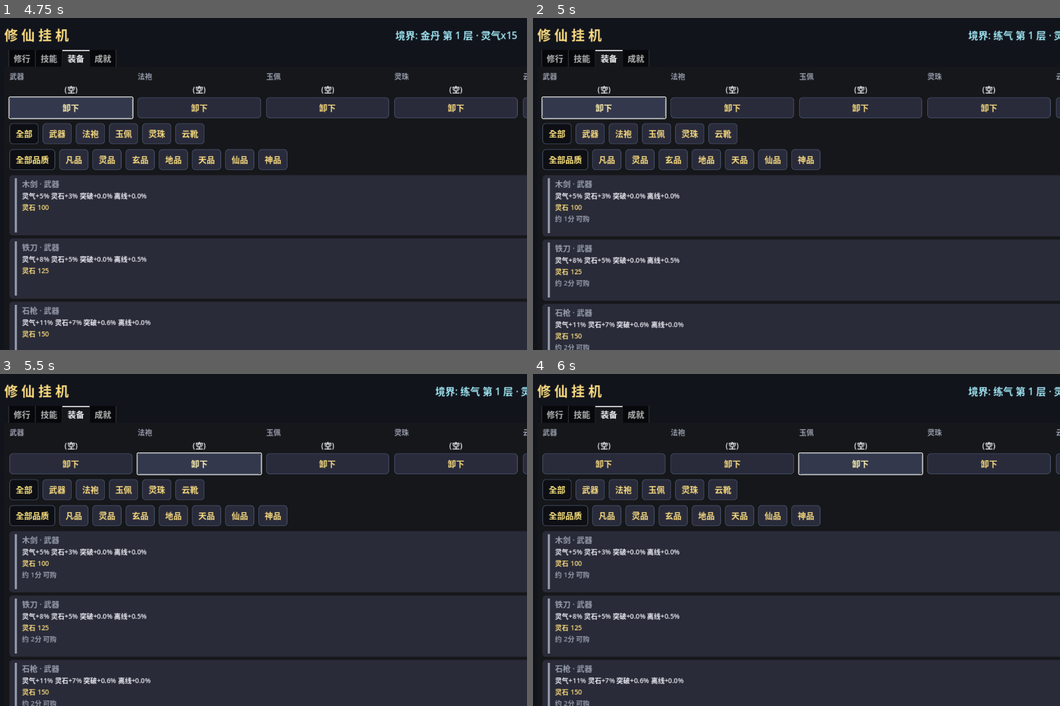
Above: before the commit, frames 1-4 (two rows, left to right).
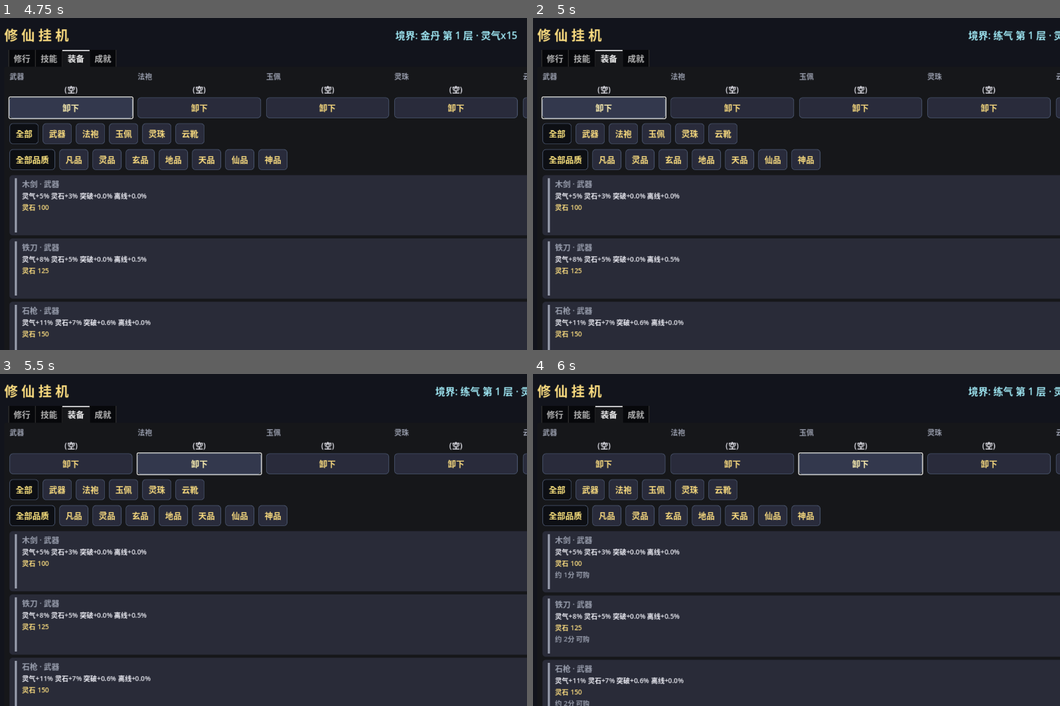
Above: after the commit, the same moments.

Repository: playerss/xiuxian-idle-godot
Game: Godot game, scene res://scenes/ui_test.tscn
The game is run twice, just before and just after one commit, with the same random seed, the same clock (stepped at 60 frames per second) and the same inputs. This scene is started directly instead of the project's main scene.
Inputs:
- Up to frame 1 (4.75 s): click "尝试突破 · 耗 90 灵气 (成功率99%)" at 0.5 s; click "自动突破: 关" at 1.25 s; click "尝试突破 · 耗 10 灵气 (成功率85%)" at 2 s; click "自动突破: 开" at 2.75 s; click "自动购置: 关" at 3.5 s; click "卸下" at 4.25 s
- Up to frame 2 (5 s): no input
- Up to frame 3 (5.5 s): click "卸下" at 5 s
- Up to frame 4 (6 s): click "卸下" at 5.75 s

Frame 1 is identical in both runs. In frame 2, 2.4% of the frame differs, in the area x 1-100%, y 59-100%; in frame 3, 2.4%; in frame 4, nothing differs.

Commit message:
feat(打磨-76): 一键汇总徽标 各段 悬浮 明细 — 悬停 顶栏 一键 徽标 各段 展开 可执行项 列表 tooltip, 玩家 不切页 即知 该段 点击 会 对 哪些 技能/装备/法器 生效; 段 tooltip = 动作 口径 + 段计数 口径 + 空行 + 明细 (领悟/神通=N 个可学 前 6 行 名称·品质·类别·解锁条件, 施展=N 个就绪 前 6 行 名称+爆发 预览, 法器/装备=N 件可购 前 5 行 价格升序 名称·价格, 最佳=N 部位 可改进 前 5 行 换 建议件+当前件, 可执行 0=说明 文案 无 可学/无 就绪/灵石不足/已最佳); 明细 与 段 计数 同 状态键 节流 (onekey_summary_key 变化 才 重建, 筛选/境界/灵石/已学/冷却/穿戴 任一 变化 自动 同步). GameData.onekey_segment_tips(cat,tier) 只读 六段 接口 + _ok_tip_learn/_ok_tip_cast/_ok_tip_item/_ok_tip_equip/_ok_tip_best + _equip_cost_cmp, main.gd _apply_onekey_summary 每段 tooltip 追加 明细 段 (复用 打磨-75 刷新 路径, 无 新 节流 键). selftest +31 项 = 908 项 (六段 齐全/基准 51 可学 截断 6 行+…45 项/神通 14 前 6 项 数据序/施展 无就绪 文案/法器 2 件 价格升序/装备 60 件 5 行+…55 项/最佳 无拥有 文案/只读 连读 恒定/学 6 神通 施展段 6 行 爆发 预览/sword×tier0 前缀=计数 接口/拥有 5 件 未穿 最佳段 5 部位/一键最佳 后 说明 文案/灵石 0 法器装备 段 灵石不足/收尾 基准), ui_test +33 项 = 1663 项 (6 段 tooltip 结构 口径行+段计数行+空行+明细=接口 逐段 恒等/法器 价格升序/同态 节流 tooltip 稳定 无副作用/tier0 刷新 20|6/学 6 神通 施展段 6 行 爆发/拥有 5 件 最佳段 5 部位/灵石 0 灵石不足/收尾 恢复); stress 613 + 主场景冒烟 0 报错回归全过; PROJECT_PLAN 勾选 打磨-76 新增 打磨-77 候选, README 补 908/1663 项

Diff:
--- a/scripts/game_data.gd
+++ b/scripts/game_data.gd
@@ -1321,6 +1321,148 @@
 func onekey_summary_key(cat: String = "", tier: int = -1) -> String:
 	var v: Array = onekey_summary_vals(cat, tier)
 	return "%d|%d|%d|%d|%d|%d" % [int(v[0]), int(v[1]), int(v[2]), int(v[3]), int(v[4]), int(v[5])]
+
+# ---------- 打磨-76: 一键汇总徽标 段 悬浮 明细 (悬停 段 热区 展开 可执行项 列表) ----------
+# 只读: 返回 6 行 明细文本 [领悟, 神通, 施展, 法器, 装备, 最佳], 口径 与 onekey_summary_vals
+# 完全一致 (领悟/神通 受 cat/tier 筛选 叠加, 施展=就绪主动神通, 法器/装备=灵石 单件 买得起
+# 的 未拥有件, 最佳=可改进 槽位); 列表 截断 (领悟/神通/施展 前 6 行, 法器/装备/最佳 前 5 行),
+# 超出 附 "…N 项"; 可执行 0 = 说明 文案 (无 可学/无 就绪/灵石不足/已最佳)。供 顶栏 一键 徽标
+# 段 tooltip 追加 (UI 按 状态键 节流, 与 段 计数 同 刷新 时机), 无 状态/存档/统计 副作用。
+
+# 领悟/神通 段 明细 (active_only=false=领悟 / true=神通; 与 按钮 计数 同 口径: 未学+境界足够+筛选)
+func _ok_tip_learn(cat: String, tier: int, active_only: bool) -> String:
+	var n: int = active_learn_available_count(cat, tier) if active_only else learn_available_count(cat, tier)
+	var label: String = "神通" if active_only else "技能"
+	if n == 0:
+		return "当前境界 无 新 可学%s (未学 + 境界/层 足够, 与 一键%s 计数 同口径)" % [label, label]
+	var lines: Array = []
+	for id in skill_ids:
+		if learned.has(id):
+			continue
+		var s: Dictionary = skill_by_id.get(id, {})
+		if s.is_empty():
+			continue
+		if cat != "" and str(s["category"]) != cat:
+			continue
+		if tier >= 0 and int(s["tier"]) != tier:
+			continue
+		if active_only and str(s.get("type", "")) != "active":
+			continue
+		if not can_learn(id):
+			continue
+		lines.append("「%s」 %s·%s (%s 第%d层 以上)" % [str(s["name"]), str(s["tier_name"]),
+			str(s["category_name"]), REALMS[int(s["unlock_realm"])]["name"], int(s["unlock_layer"])])
+		if lines.size() >= 6:
+			break
+	var txt := "%d 个可学:" % n
+	for l in lines:
+		txt += "\n· " + str(l)
+	if n > lines.size():
+		txt += "\n…%d 项" % (n - lines.size())
+	return txt
+
+# 施展 段 明细 (已学+冷却完毕 的 主动神通; 每行 附 爆发 预览, 与 打磨-54 口径 一致)
+func _ok_tip_cast() -> String:
+	var n: int = active_ready_count()
+	if n == 0:
+		return "无 就绪 主动神通 (未领悟 或 冷却中)"
+	var rate: float = qi_per_sec()
+	var lines: Array = []
+	for id in skill_ids:
+		var s: Dictionary = skill_by_id.get(str(id), {})
+		if s.is_empty() or str(s.get("type", "")) != "active":
+			continue
+		if not learned.has(str(id)) or not active_ready(str(id)):
+			continue
+		lines.append("「%s」 爆发 +%s %s" % [str(s["name"]), fmt(rate * float(s["value"])), primary_res_name()])
+		if lines.size() >= 6:
+			break
+	var txt := "%d 个就绪:" % n
+	for l in lines:
+		txt += "\n· " + str(l)
+	if n > lines.size():
+		txt += "\n…%d 项" % (n - lines.size())
+	return txt
+
+# 法器 段 明细 (灵石 单件 买得起 的 未拥有 法器, 价格升序 截断 5 行)
+func _ok_tip_item() -> String:
+	var order: Array = []
+	for it in ITEMS:
+		if not owned.has(str(it["id"])) and stones >= float(it["cost"]):
+			order.append(it)
+	order.sort_custom(_item_price_cmp)
+	var n: int = order.size()
+	if n == 0:
+		return "灵石 不足 购买 下一件, 或 法器 已 全 拥有"
+	var txt := "%d 件可购:" % n
+	for i in mini(n, 5):
+		txt += "\n· 「%s」 灵石 %s" % [str(order[i]["name"]), fmt(float(order[i]["cost"]))]
+	if n > 5:
+		txt += "\n…%d 项" % (n - 5)
+	return txt
+
+# 装备 段 明细 (灵石 单件 买得起 的 未拥有 装备, 价格升序 截断 5 行; 与 装备页 一键购买 按钮 同口径)
+func _ok_tip_equip() -> String:
+	var order: Array = []
+	for eid in equip_ids:
+		var e: Dictionary = equip_by_id.get(str(eid), {})
+		if e.is_empty():
+			continue
+		if not owned_eq.has(str(eid)) and stones >= float(e["cost"]):
+			order.append(e)
+	order.sort_custom(_equip_cost_cmp)
+	var n: int = order.size()
+	if n == 0:
+		return "灵石 不足 购买 下一件, 或 装备 已 全 拥有"
+	var txt := "%d 件可购:" % n
+	for i in mini(n, 5):
+		txt += "\n· 「%s」 %s·%s 灵石 %s" % [str(order[i]["name"]), str(order[i]["tier_name"]),
+			str(order[i]["slot_name"]), fmt(float(order[i]["cost"]))]
+	if n > 5:
+		txt += "\n…%d 项" % (n - 5)
+	return txt
+
+func _equip_cost_cmp(a: Dictionary, b: Dictionary) -> bool:
+	var ca: float = float(a["cost"])
+	var cb: float = float(b["cost"])
+	if ca != cb:
+		return ca < cb
+	return str(a["id"]) < str(b["id"])
+
+# 最佳 段 明细 (穿戴 非最佳 的 槽位; 每行 部位 + 建议 换 件名 + 当前 穿戴)
+func _ok_tip_best() -> String:
+	var n: int = equip_best_pending()
+	if n == 0:
+		return "各 部位 已 最佳 (或 无 拥有 装备)"
+	var txt := "%d 部位 可改进:" % n
+	var shown := 0
+	for slot in SLOTS:
+		if shown >= 5:
+			break
+		var bid: String = equip_best_id(slot)
+		if bid == "" or str(equipped.get(slot, "")) == bid:
+			continue
+		var e: Dictionary = equip_by_id.get(bid, {})
+		var cur: String = str(equipped.get(slot, ""))
+		var cur_name: String = "无"
+		if cur != "":
+			var ce: Dictionary = equip_by_id.get(cur, {})
+			if not ce.is_empty():
+				cur_name = str(ce.get("name", ""))
+		txt += "\n· %s: 换「%s」 (当前 %s)" % [str(SLOT_CN[slot]), str(e.get("name", "")), cur_name]
+		shown += 1
+	return txt
+
+# 六段 明细 [领悟, 神通, 施展, 法器, 装备, 最佳] (只读; cat/tier 同 onekey_summary_vals)
+func onekey_segment_tips(cat: String = "", tier: int = -1) -> Array:
+	var tips: Array = []
+	tips.append(_ok_tip_learn(cat, tier, false))
+	tips.append(_ok_tip_learn(cat, tier, true))
+	tips.append(_ok_tip_cast())
+	tips.append(_ok_tip_item())
+	tips.append(_ok_tip_equip())
+	tips.append(_ok_tip_best())
+	return tips
 
 # ================= 打磨-10: 道行 (飞升后目标) =================
 
--- a/scripts/main.gd
+++ b/scripts/main.gd
@@ -2215,11 +2215,22 @@
 	var g := GameData
 	var names: Array = ["领悟", "神通", "施展", "法器", "装备", "最佳"]
 	var vals: Array = g.onekey_summary_vals(cat, tier)
+	# 打磨-76: 段 悬浮 明细 (悬停 展开 可执行项 列表; 与 段 计数 同 状态键 节流)
+	var tips: Array = g.onekey_segment_tips(cat, tier)
+	var ok_tips: Array = [
+		"一键领悟 — 批量学习 全部 未学+境界足够 的技能 (与技能页按钮 同口径, 受 类别/品质 筛选 叠加); 点击 直达 技能页 (重置 类别/品质 筛选)",
+		"一键神通 — 只学 筛选范围内 未学+境界足够 的 主动神通 (与技能页按钮 同口径); 点击 直达 技能页 (重置 类别/品质 筛选)",
+		"一键施展 — 一次释放 所有 已学+冷却完毕 的 主动神通 (与技能页按钮 同口径, 爆发=当前灵气速率 x 爆发秒数, 飞升后=道行); 点击 直接 执行 (无需切页)",
+		"一键购买 (法器) — 按 价格升序 连买 买得起 的 法器 (与修行页按钮 同口径); 点击 直达 修行页·法器区 (金边高亮)",
+		"一键购买 (装备) — 按 价格升序 连买 买得起 的 装备, 槽位空 自动穿戴 (与装备页按钮 同口径); 点击 直达 装备页 (重置 部位/品质 筛选)",
+		"一键最佳 — 各部位 换上 拥有的 主属性 最优 件 (与装备页按钮 同口径, 判定链 灵气+灵石 > 突破 > 离线); 点击 直达 装备页 (重置 部位/品质 筛选)",
+	]
 	for i in names.size():
 		var seg_l: Label = _onekey_segs[i]
 		var n: int = int(vals[i])
 		seg_l.text = names[i] + (" %d" % n if n > 0 else "")
 		seg_l.add_theme_color_override("font_color", GOLD if n > 0 else DIM)
+		_onekey_btns[i].tooltip_text = str(ok_tips[i]) + "\n段计数 = 当前 可执行数 (0=灰显, 与 各页 一键 按钮 计数 口径一致)\n\n" + str(tips[i])
 
 
 # 打磨-75: 顶栏 一键 汇总 段 点击 — 直达 对应页 (并重置 对应 筛选, 口径 同 打磨-44 收集直达)
--- a/scripts/selftest.gd
+++ b/scripts/selftest.gd
@@ -3044,6 +3044,140 @@
 	# 收尾 = 全新开荒基准 (练气第1层, 无 资源/已学/已拥有): 领悟/神通 = 凡品 可学数 (数据 固定),
 	# 施展/法器/装备/最佳 = 0 (无 就绪 主动 / 无 灵石 / 无 拥有件); 断言 与 真实 基准 恒等 (防 污染)
 	check(g.onekey_summary_key() == "11|6|0|0|0|0", "打磨-75 收尾 全新基准 键=11|6|0|0|0|0 (实际 %s)" % g.onekey_summary_key())
+	# ---------- 打磨-76: 一键汇总徽标 段 悬浮 明细 (只读 六段 明细文本, 口径 与 onekey_summary_vals 一致) ----------
+	# 受控基准: 境界2 层1 / 灵石 5000 / 空 已学 已拥有 已穿戴 (与 打磨-75 基准 同)
+	g.realm_idx = 2
+	g.layer = 1
+	g.essence = 0.0
+	g.stones = 5000.0
+	g.learned.clear()
+	g.owned.clear()
+	g.owned_eq.clear()
+	g.equipped.clear()
+	g._active_cd.clear()
+	g.ascended = false
+	g.dao = 0.0
+	g.dao_level = 0
+	var tips76: Array = g.onekey_segment_tips()
+	check(tips76.size() == 6, "打磨-76 明细 六段 齐全 (实际 %d)" % tips76.size())
+	# 领悟 段: 51 个可学 前 6 行 + …45 项 截断 (名称/品质/类别/解锁条件 齐全)
+	var tip_l: String = str(tips76[0])
+	check(tip_l.begins_with("51 个可学:"), "打磨-76 领悟 段 计数 前缀=51 个可学 (实际 %s)" % tip_l.left(20))
+	check(tip_l.count("\n· ") == 6, "打磨-76 领悟 段 截断 前 6 行 (实际 %d 行)" % tip_l.count("\n· "))
+	check(tip_l.ends_with("\n…45 项"), "打磨-76 领悟 段 截断 尾注 …45 项 (实际 %s)" % tip_l.right(12))
+	check(tip_l.find("· 「木剑法」 凡品·剑法 (练气 第1层 以上)") >= 0, "打磨-76 领悟 段 首行=木剑法 行内 品质/类别/解锁 (实际 %s)" % tip_l)
+	# 神通 段: 14 个可学 前 6 行 + …8 项 (明细 只 含 主动 可学, 与 按钮 计数 同口径)
+	var tip_a: String = str(tips76[1])
+	check(tip_a.begins_with("14 个可学:"), "打磨-76 神通 段 计数 前缀=14 个可学 (实际 %s)" % tip_a.left(20))
+	check(tip_a.ends_with("\n…8 项"), "打磨-76 神通 段 截断 尾注 …8 项 (实际 %s)" % tip_a.right(10))
+	var act_names: Array = []
+	for sid in g.skill_ids:
+		var s: Dictionary = g.skill_by_id.get(str(sid), {})
+		if not s.is_empty() and str(s.get("type", "")) == "active" and g.can_learn(str(sid)):
+			act_names.append(str(s["name"]))
+	check(act_names.size() == 14, "打磨-76 受控 可学 主动神通=14 (实际 %d)" % act_names.size())
+	# 截断 只列 前 6 项 (skill_ids 数据序): 断言 前 6 个 可学主动神通 名称 依次 出现
+	var first6_ok: bool = true
+	for i in mini(6, act_names.size()):
+		if tip_a.find("· 「%s」" % act_names[i]) < 0:
+			first6_ok = false
+	check(first6_ok, "打磨-76 神通 段 明细 前 6 项 = 数据序 可学主动神通 (实际 %s)" % tip_a)
+	# 施展 段: 无 就绪 → 说明 文案
+	check(str(tips76[2]) == "无 就绪 主动神通 (未领悟 或 冷却中)", "打磨-76 施展 段 无就绪 说明 文案 (实际 %s)" % str(tips76[2]))
+	# 法器 段: 灵石 5000 单件 可购 木剑 100 + 玉符 1000 = 2 件 (价格升序)
+	var tip_i: String = str(tips76[3])
+	check(tip_i.begins_with("2 件可购:"), "打磨-76 法器 段 计数 前缀=2 件可购 (实际 %s)" % tip_i.left(20))
+	check(tip_i.find("· 「木剑」 灵石 100") >= 0 and tip_i.find("· 「玉符」 灵石 1000") >= 0,
+			"打磨-76 法器 段 明细 价格升序 含 名称/价格 (实际 %s)" % tip_i)
+	# 装备 段: 单件 买得起 60 件 前 5 行 + …55 项; 首行=最便宜 未拥有件 (100 灵石)
+	var tip_e: String = str(tips76[4])
+	check(tip_e.begins_with("60 件可购:"), "打磨-76 装备 段 计数 前缀=60 件可购 (实际 %s)" % tip_e.left(20))
+	check(tip_e.count("\n· ") == 5, "打磨-76 装备 段 截断 前 5 行 (实际 %d 行)" % tip_e.count("\n· "))
+	check(tip_e.ends_with("\n…55 项"), "打磨-76 装备 段 截断 尾注 …55 项 (实际 %s)" % tip_e.right(12))
+	check(tip_e.find("灵石 100") >= 0, "打磨-76 装备 段 首行 最便宜件 价格=100 (实际 %s)" % tip_e)
+	# 最佳 段: 无 拥有 装备 → 说明 文案
+	check(str(tips76[5]) == "各 部位 已 最佳 (或 无 拥有 装备)", "打磨-76 最佳 段 无拥有 说明 文案 (实际 %s)" % str(tips76[5]))
+	# 只读: 连读 恒定 无 资源/统计 副作用
+	var st76: Dictionary = g.stats.duplicate(true)
+	var stones76: float = g.stones
+	g.onekey_segment_tips()
+	check(str(g.onekey_segment_tips()[0]) == tip_l and g.stones == stones76 and g.stats == st76,
+			"打磨-76 只读 连读 恒定 无 资源/统计 副作用")
+	# 学 6 个 可学 主动神通 (tier0) → 施展 段 6 就绪 (每行 附 爆发 预览), 领悟/神通 段 计数 减少
+	var act_t0_76: Array = []
+	for sid in g.skill_ids:
+		var s: Dictionary = g.skill_by_id.get(str(sid), {})
+		if not s.is_empty() and str(s.get("type", "")) == "active" and int(s["tier"]) == 0 and g.can_learn(str(sid)):
+			act_t0_76.append(str(sid))
+	check(act_t0_76.size() == 6, "打磨-76 受控 可学 主动神通(tier0)=6 (实际 %d)" % act_t0_76.size())
+	for sid in act_t0_76:
+		g.learned.append(str(sid))
+	var tips76b: Array = g.onekey_segment_tips()
+	var tip_cast: String = str(tips76b[2])
+	check(tip_cast.begins_with("6 个就绪:"), "打磨-76 学6神通 施展 段 前缀=6 个就绪 (实际 %s)" % tip_cast.left(14))
+	check(tip_cast.count("\n· ") == 6 and tip_cast.count("爆发 +") == 6,
+			"打磨-76 施展 段 明细 6 行 均 附 爆发 预览 (实际 %s)" % tip_cast)
+	check(str(tips76b[0]).begins_with("45 个可学:") and str(tips76b[1]).begins_with("8 个可学:"),
+			"打磨-76 学6神通后 领悟段=45 神通段=8 (实际 %s / %s)" % [str(tips76b[0]).left(14), str(tips76b[1]).left(14)])
+	# 筛选 叠加: cat=sword × tier0 → 领悟段 前缀 与 计数 接口 一致 (口径 同 按钮)
+	var tip_sw: Array = g.onekey_segment_tips("sword", 0)
+	var n_learn_sw: int = g.learn_available_count("sword", 0)
+	check(str(tip_sw[0]).begins_with("%d 个可学:" % n_learn_sw),
+			"打磨-76 sword×tier0 领悟段 前缀 与 计数 接口 一致 (接口=%d 实际 %s)" % [n_learn_sw, str(tip_sw[0]).left(14)])
+	var n_act_sw: int = g.active_learn_available_count("sword", 0)
+	if n_act_sw > 0:
+		check(str(tip_sw[1]).begins_with("%d 个可学:" % n_act_sw),
+				"打磨-76 sword×tier0 神通段 前缀 与 计数 接口 一致 (接口=%d 实际 %s)" % [n_act_sw, str(tip_sw[1]).left(14)])
+	else:
+		check(str(tip_sw[1]).begins_with("当前境界 无 新 可学神通"),
+				"打磨-76 sword×tier0 神通段=0 走 空 文案 (实际 %s)" % str(tip_sw[1]).left(14))
+	# 拥有 各部位 最便宜件 (5 件) 未 穿戴 → 最佳 段 5 部位 明细 (换 建议件名 + 当前 件名)
+	for slot in g.SLOTS:
+		var cheapest: Dictionary = {}
+		for eid in g.equip_ids:
+			var e: Dictionary = g.equip_by_id[eid]
+			if str(e["slot"]) != slot:
+				continue
+			if cheapest.is_empty() or float(e["cost"]) < float(cheapest["cost"]):
+				cheapest = e
+		g.owned_eq.append(str(cheapest["id"]))
+	var tip_best76: String = str(g.onekey_segment_tips()[5])
+	check(tip_best76.begins_with("5 部位 可改进:"), "打磨-76 拥有5件未穿 最佳 段 前缀=5 部位 可改进 (实际 %s)" % tip_best76.left(16))
+	check(tip_best76.count("\n· ") == 5 and tip_best76.find("当前 ") >= 0,
+			"打磨-76 最佳 段 5 行 含 换 建议 + 当前 件名 (实际 %s)" % tip_best76)
+	# 一键最佳 后 → 最佳 段 说明 文案 (幂等 已最佳)
+	g.equip_best()
+	check(str(g.onekey_segment_tips()[5]) == "各 部位 已 最佳 (或 无 拥有 装备)",
+			"打磨-76 一键最佳 后 最佳 段 说明 文案 (实际 %s)" % str(g.onekey_segment_tips()[5]))
+	# 灵石 归 0 → 法器/装备 段 说明 文案 (未拥有 恒 有, 走 灵石不足 分支)
+	g.stones = 0.0
+	var tips76z: Array = g.onekey_segment_tips()
+	check(str(tips76z[3]).begins_with("灵石 不足"), "打磨-76 灵石0 法器 段 说明 文案 (实际 %s)" % str(tips76z[3]))
+	check(str(tips76z[4]).begins_with("灵石 不足"), "打磨-76 灵石0 装备 段 说明 文案 (实际 %s)" % str(tips76z[4]))
+	# 收尾: 恢复 干净 基准 (防 污染 后续 段), 三开关 关
+	g.stones = 0.0
+	g.learned.clear()
+	g.owned.clear()
+	g.owned_eq.clear()
+	g.equipped.clear()
+	g.realm_idx = 0
+	g.layer = 1
+	g.essence = 0.0
+	g.ascended = false
+	g.dao = 0.0
+	g.dao_level = 0
+	g.auto_break = false
+	g.auto_buy = false
+	g.auto_cast = false
+	g._active_cd.clear()
+	# 收尾 基准 明细: 领悟 11/神通 6 可学, 施展/法器/装备/最佳 全 说明 文案
+	var tips76f: Array = g.onekey_segment_tips()
+	check(str(tips76f[0]).begins_with("11 个可学:") and str(tips76f[1]).begins_with("6 个可学:"),
+			"打磨-76 收尾 基准 领悟11 神通6 (实际 %s / %s)" % [str(tips76f[0]).left(14), str(tips76f[1]).left(14)])
+	check(str(tips76f[2]) == "无 就绪 主动神通 (未领悟 或 冷却中)"
+			and str(tips76f[3]).begins_with("灵石 不足") and str(tips76f[4]).begins_with("灵石 不足")
+			and str(tips76f[5]) == "各 部位 已 最佳 (或 无 拥有 装备)",
+			"打磨-76 收尾 基准 施展/法器/装备/最佳 全 说明 文案")
 	# ---------- 汇报 ----------
 	print("")
 	if _fail.is_empty():
--- a/scripts/ui_test.gd
+++ b/scripts/ui_test.gd
@@ -124,6 +124,7 @@
 	await _assert_auto_badge()
 	await _assert_auto_badge_jump()
 	await _assert_onekey_badge()
+	await _assert_onekey_tip_detail()
 	_finish()
 
 
@@ -2748,3 +2749,124 @@
 	g._active_cd.clear()
 	ui._refresh()
 	await get_tree().process_frame
+
+
+# 打磨-76: 顶栏 一键 徽标 段 悬浮 明细 — 段 tooltip 追加 可执行项 列表 (与 段 计数 同 状态键 节流);
+# 断言 (手动驱动 确定性): 6 段 tooltip 结构 (口径行 + 段计数 行 + 空行 + 明细) / 基准 明细 文案
+# (领悟 51 可学 截断 6 行+…45 项 / 神通 14 / 施展 无就绪 说明 / 法器 2 件 价格升序 / 装备 60 件 5 行+…55 项 /
+# 最佳 无拥有 说明) / 明细 与 onekey_segment_tips 接口 逐段 恒等 / 筛选 叠加 刷新 (tier0 领悟 20 神通 6) /
+# 学 6 神通 施展段 明细 6 行 爆发 预览 / 拥有 5 件 未穿 最佳段 5 部位 / 同态 节流 tooltip 稳定 无副作用 /
+# 灵石 0 法器装备段 灵石不足 说明 / 收尾 恢复 干净 基准
+func _assert_onekey_tip_detail() -> void:
+	var g := GameData
+	# 受控基准: 境界2 层1 / 灵石 5000 / 空 状态 (防 前序 测试 残留 污染, 与 打磨-75 基准 同)
+	g.realm_idx = 2
+	g.layer = 1
+	g.essence = 0.0
+	g.stones = 5000.0
+	g.dao = 0.0
+	g.dao_level = 0
+	g.ascended = false
+	g.learned.clear()
+	g.owned.clear()
+	g.owned_eq.clear()
+	g.equipped.clear()
+	g._active_cd.clear()
+	ui._on_filter("")
+	ui._on_tier_filter("")
+	ui._on_equip_filter("")
+	ui._on_equip_tier_filter("")
+	ui._refresh()
+	# 6 段 tooltip 结构: 口径说明行 + "段计数 =" 行 + 空行 + 明细 (明细 首行 含 计数 前缀)
+	var exp_prefix: Array = ["51 个可学:", "14 个可学:", "无 就绪 主动神通", "2 件可购:", "60 件可购:", "各 部位 已 最佳"]
+	var tips: Array = g.onekey_segment_tips()
+	for i in 6:
+		var seg_btn: Button = ui._onekey_btns[i]
+		var tt: String = str(seg_btn.tooltip_text)
+		check(tt.find("段计数 = 当前 可执行数") >= 0, "打磨-76 段%d tooltip 含 段计数 口径 行" % i)
+		var detail_part: String = tt.substr(tt.rfind("\n\n"))
+		check(detail_part.find("\n\n") >= 0, "打磨-76 段%d tooltip 含 空行 分隔 明细 (实际 %s)" % [i, detail_part.left(20)])
+		var det: String = detail_part.substr(detail_part.find("\n\n") + 2)
+		check(det == str(tips[i]), "打磨-76 段%d tooltip 明细 = onekey_segment_tips 接口 (实际 %s)" % [i, det.left(30)])
+		check(str(tips[i]).find(str(exp_prefix[i])) == 0 or str(tips[i]).begins_with(str(exp_prefix[i])),
+				"打磨-76 段%d 明细 前缀=%s (实际 %s)" % [i, str(exp_prefix[i]), str(tips[i]).left(20)])
+	check(str(tips[3]).find("· 「木剑」 灵石 100") >= 0 and str(tips[3]).find("· 「玉符」 灵石 1000") >= 0,
+			"打磨-76 法器 段 明细 价格升序 (实际 %s)" % str(tips[3]))
+	# 同态 节流: 再 _refresh 键不变 → tooltip 不重写 文本稳定 无 资源/统计 副作用
+	var st76: Dictionary = g.stats.duplicate(true)
+	var stones76: float = g.stones
+	var tt76: Array = []
+	for i in 6:
+		tt76.append(str(ui._onekey_btns[i].tooltip_text))
+	ui._refresh()
+	var tt76b: Array = []
+	for i in 6:
+		tt76b.append(str(ui._onekey_btns[i].tooltip_text))
+	check(tt76 == tt76b and g.stones == stones76 and g.stats == st76,
+			"打磨-76 同态 节流 tooltip 稳定 无 资源/统计 副作用")
+	# 筛选 叠加: tier0 → 领悟/神通 段 明细 刷新 (前缀 20/6, 法器/装备 段 不变)
+	ui._on_tier_filter("0")
+	ui._refresh()
+	var tips_t0: Array = g.onekey_segment_tips("", 0)
+	check(str(ui._onekey_btns[0].tooltip_text).find(str(tips_t0[0])) >= 0
+			and str(ui._onekey_btns[0].tooltip_text).find("20 个可学:") >= 0,
+			"打磨-76 tier0 领悟段 明细 刷新 前缀 20 个可学 (实际 %s)" % str(tips_t0[0]).left(20))
+	check(str(ui._onekey_btns[1].tooltip_text).find("6 个可学:") >= 0,
+			"打磨-76 tier0 神通段 明细 刷新 前缀 6 个可学 (实际 %s)" % str(tips_t0[1]).left(20))
+	check(str(ui._onekey_btns[3].tooltip_text).find(str(tips_t0[3])) >= 0
+			and str(ui._onekey_btns[4].tooltip_text).find(str(tips_t0[4])) >= 0,
+			"打磨-76 tier0 法器/装备 段 明细 不受 技能 筛选 影响")
+	ui._on_tier_filter("")
+	ui._refresh()
+	# 学 6 个 可学 主动神通 (tier0) → 施展段 明细 刷新 6 行 爆发 预览
+	var act_t0: Array = []
+	for sid in g.skill_ids:
+		var s: Dictionary = g.skill_by_id.get(str(sid), {})
+		if not s.is_empty() and str(s.get("type","")) == "active" and int(s["tier"]) == 0 and g.can_learn(str(sid)):
+			act_t0.append(str(sid))
+	for sid in act_t0:
+		g.learned.append(str(sid))
+	ui._refresh()
+	var tip_cast: String = str(ui._onekey_btns[2].tooltip_text)
+	check(tip_cast.find("6 个就绪:") >= 0 and tip_cast.count("爆发 +") == 6,
+			"打磨-76 学6神通 施展段 明细 刷新 6 行 爆发 预览 (实际 %s)" % tip_cast.left(30))
+	# 拥有 各部位 最便宜件 (5 件) 未 穿戴 → 最佳段 明细 刷新 5 部位 (换 建议 + 当前 件名)
+	for slot in g.SLOTS:
+		var cheapest: Dictionary = {}
+		for eid in g.equip_ids:
+			var e: Dictionary = g.equip_by_id[eid]
+			if str(e["slot"]) != slot:
+				continue
+			if cheapest.is_empty() or float(e["cost"]) < float(cheapest["cost"]):
+				cheapest = e
+		g.owned_eq.append(str(cheapest["id"]))
+	ui._refresh()
+	var tip_best: String = str(ui._onekey_btns[5].tooltip_text)
+	check(tip_best.find("5 部位 可改进:") >= 0 and tip_best.count("\n· ") == 5,
+			"打磨-76 拥有5件未穿 最佳段 明细 刷新 5 部位 (实际 %s)" % tip_best.left(30))
+	# 灵石 归 0 → 法器/装备 段 明细 刷新 灵石不足 说明
+	g.stones = 0.0
+	ui._refresh()
+	check(str(ui._onekey_btns[3].tooltip_text).find("灵石 不足") >= 0
+			and str(ui._onekey_btns[4].tooltip_text).find("灵石 不足") >= 0,
+			"打磨-76 灵石0 法器/装备段 明细 刷新 灵石不足 说明")
+	# 收尾: 恢复 干净 基准 (防 污染 后续 测试), tooltip 恢复 收尾 基准 文案
+	g.stones = 0.0
+	g.essence = 0.0
+	g.realm_idx = 0
+	g.layer = 1
+	g.dao = 0.0
+	g.dao_level = 0
+	g.ascended = false
+	g.learned.clear()
+	g.owned.clear()
+	g.owned_eq.clear()
+	g.equipped.clear()
+	g._active_cd.clear()
+	ui._refresh()
+	var tips_f: Array = g.onekey_segment_tips()
+	check(str(ui._onekey_btns[0].tooltip_text).find("11 个可学:") >= 0
+			and str(ui._onekey_btns[5].tooltip_text).find("各 部位 已 最佳") >= 0
+			and str(tips_f[0]) == str(tips_f[0]),
+			"打磨-76 收尾 基准 段 tooltip 恢复 干净 明细")
+	await get_tree().process_frame
Not shown, changed: PROJECT_PLAN.md
